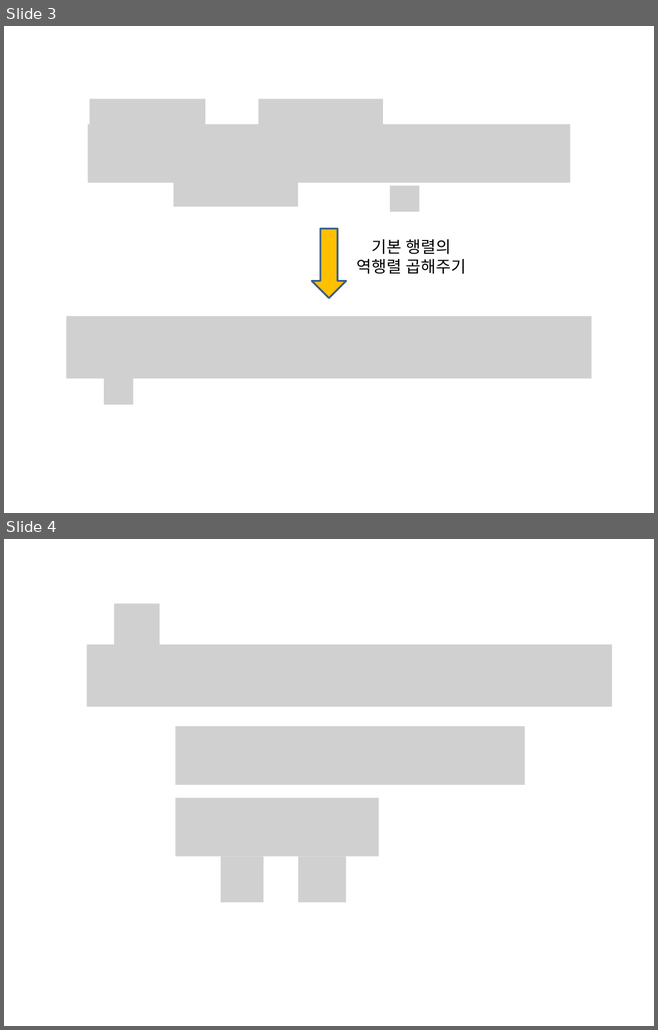
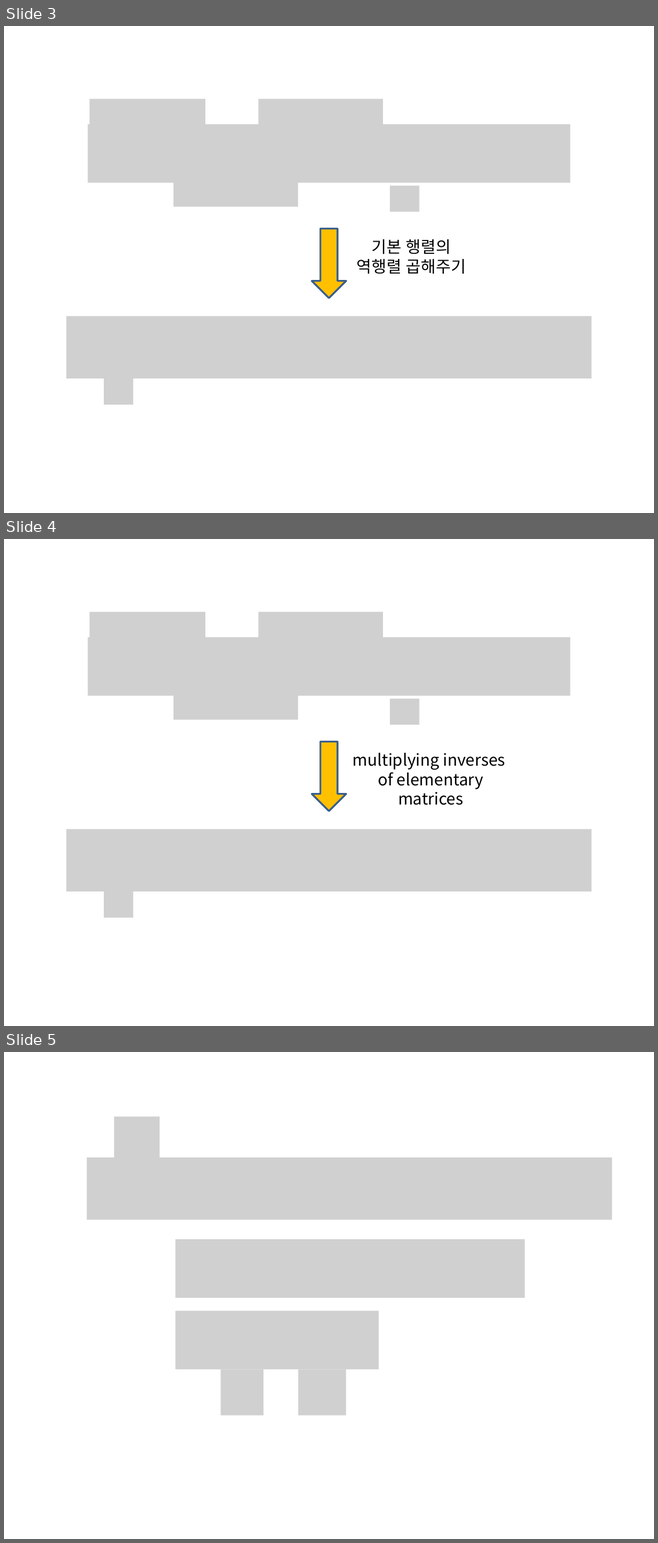
Before and after one commit to answeredbyablemind/answeredbyablemind.github.io, a slide deck: pics/2021-06-16-LU_decomposition/pics.pptx. Shown one above the other, each under a label of ours: slides 3 and 4 before the commit, slides 3, 4 and 5 after it. The pictures are 658x1030 and 658x1543 pixels, drawn with LibreOffice and Linux fonts; fonts in the diff are those of the drawing; grey boxes stand for pictures. Boxes give left, top, right and bottom in pixels: in the first picture for what was removed or moved away, otherwise in the second. Text is boxed around its words. In the diff, an @@ line names an element or a change of style, - is before the commit and + after.

```diff
--- a/pics/2021-06-16-LU_decomposition/pics.pptx
+++ b/pics/2021-06-16-LU_decomposition/pics.pptx
@@ slide 4 added at [4, 539, 654, 1026], background #FFFFFF @@
@@ picture added at [90, 611, 205, 638] @@
@@ picture added at [258, 611, 383, 638] @@
@@ picture added at [88, 637, 570, 696] @@
@@ picture added at [173, 694, 298, 719] @@
@@ picture added at [390, 699, 419, 725] @@
@@ down arrow added at [312, 741, 346, 811], fill #FFC000, outline #3A5F8C 2 pt @@
@@ text added at [353, 752, 505, 805], 18 pt, text #000000 @@
+multiplying inverses
+of elementary matrices
@@ picture added at [67, 830, 591, 892] @@
@@ picture added at [104, 892, 133, 918] @@
@@ what was slide 4 is now slide 5 @@
```
Also in this commit, not shown: 4 other files.
